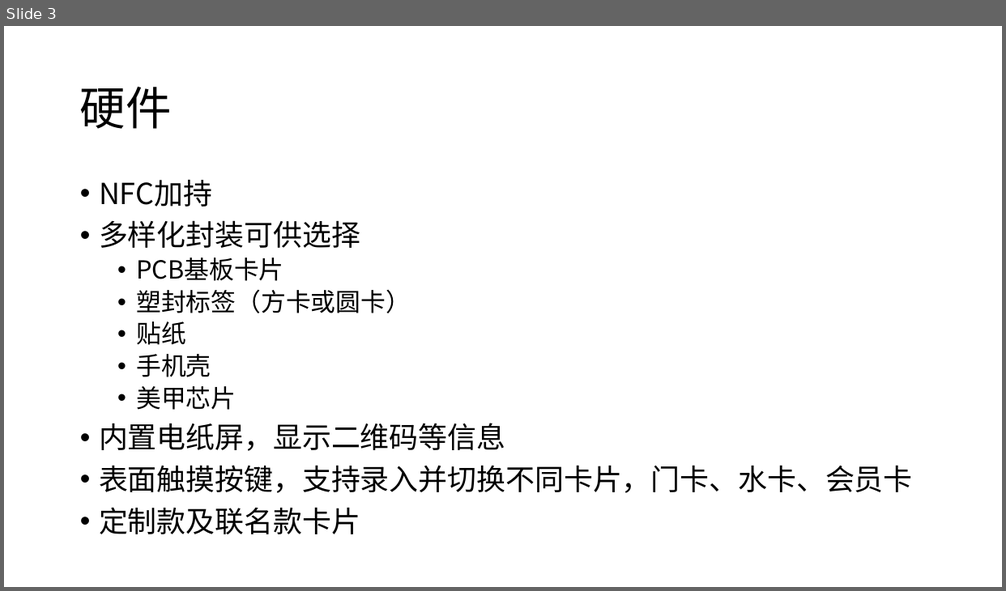
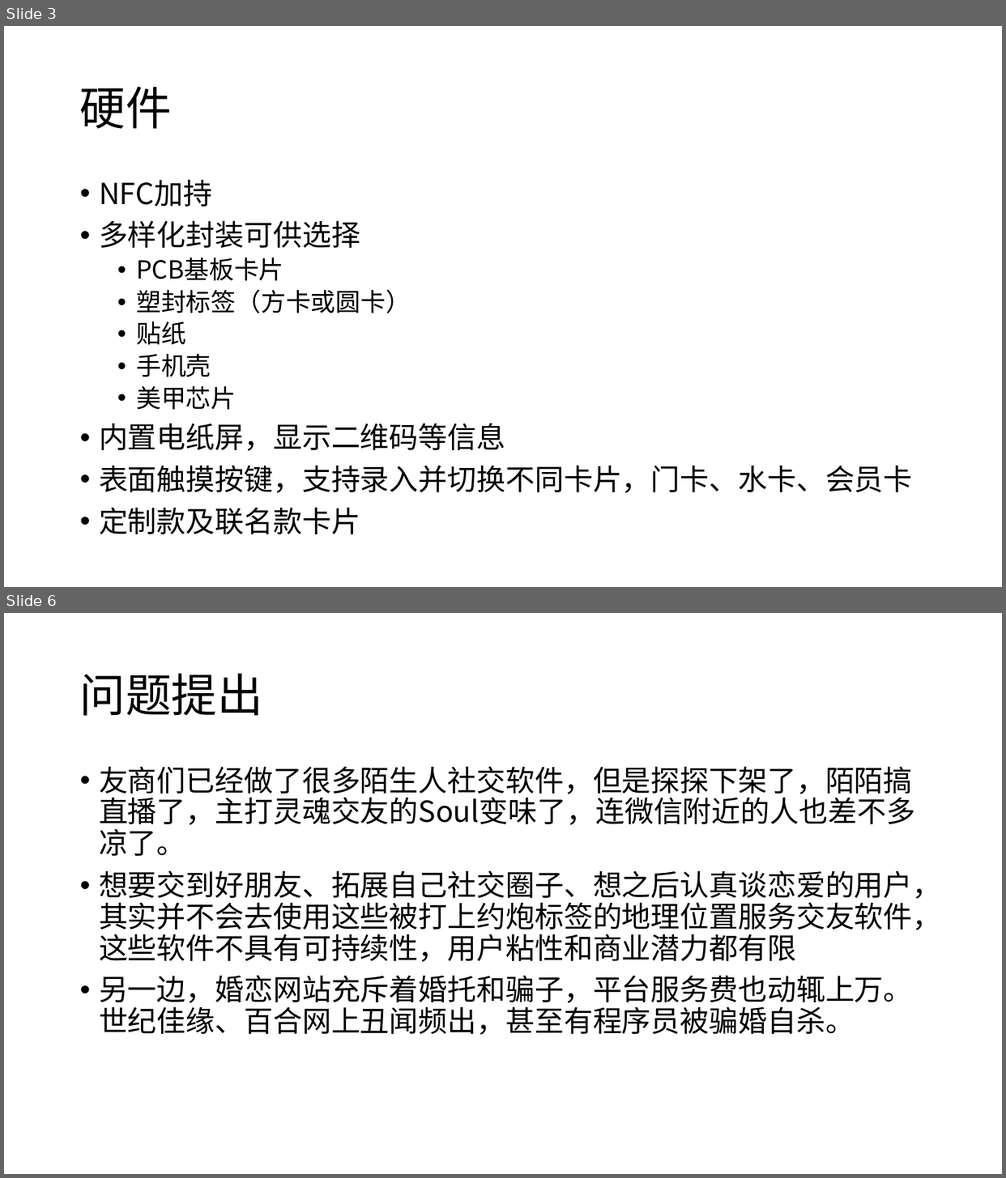
Before and after one commit to TingliangZhang/girlsday2021, a slide deck: LaunchEvent/2021FutureInteractionSpacialEvent.pptx. Shown one above the other, each under a label of ours: slide 3 before the commit, slides 3 and 6 after it; the slides between them are not shown. The pictures are 1006x591 and 1006x1178 pixels, drawn with LibreOffice and Linux fonts; fonts in the diff are those of the drawing. Boxes give left, top, right and bottom in pixels: in the first picture for what was removed or moved away, otherwise in the second. Text is boxed around its words. In the diff, an @@ line names an element or a change of style, - is before the commit and + after.

```diff
--- a/LaunchEvent/2021FutureInteractionSpacialEvent.pptx
+++ b/LaunchEvent/2021FutureInteractionSpacialEvent.pptx
@@ slide 6 added at (4,613,1002,1174), background #FFFFFF @@
@@ title added at (80,673,263,716), 44 pt, text #000000 @@
+问题提出
@@ text added at (99,766,942,1035), 28 pt, text #000000 @@
+• 友商们已经做了很多陌生人社交软件，但是探探下架了，陌陌搞直播了，主打灵魂交友的Soul变味了，连微信附近的人也差不多凉了。
+• 想要交到好朋友、拓展自己社交圈子、想之后认真谈恋爱的用户，其实并不会去使用这些被打上约炮标签的地理位置服务交友软件，这些软件不具有可持续性，用户粘性和商业潜力都有限
+• 另一边，婚恋网站充斥着婚托和骗子，平台服务费也动辄上万。世纪佳缘、百合网上丑闻频出，甚至有程序员被骗婚自杀。
```
Also in this commit, not shown: 4 slides changed, 2 other slides added, 3 slides removed.
